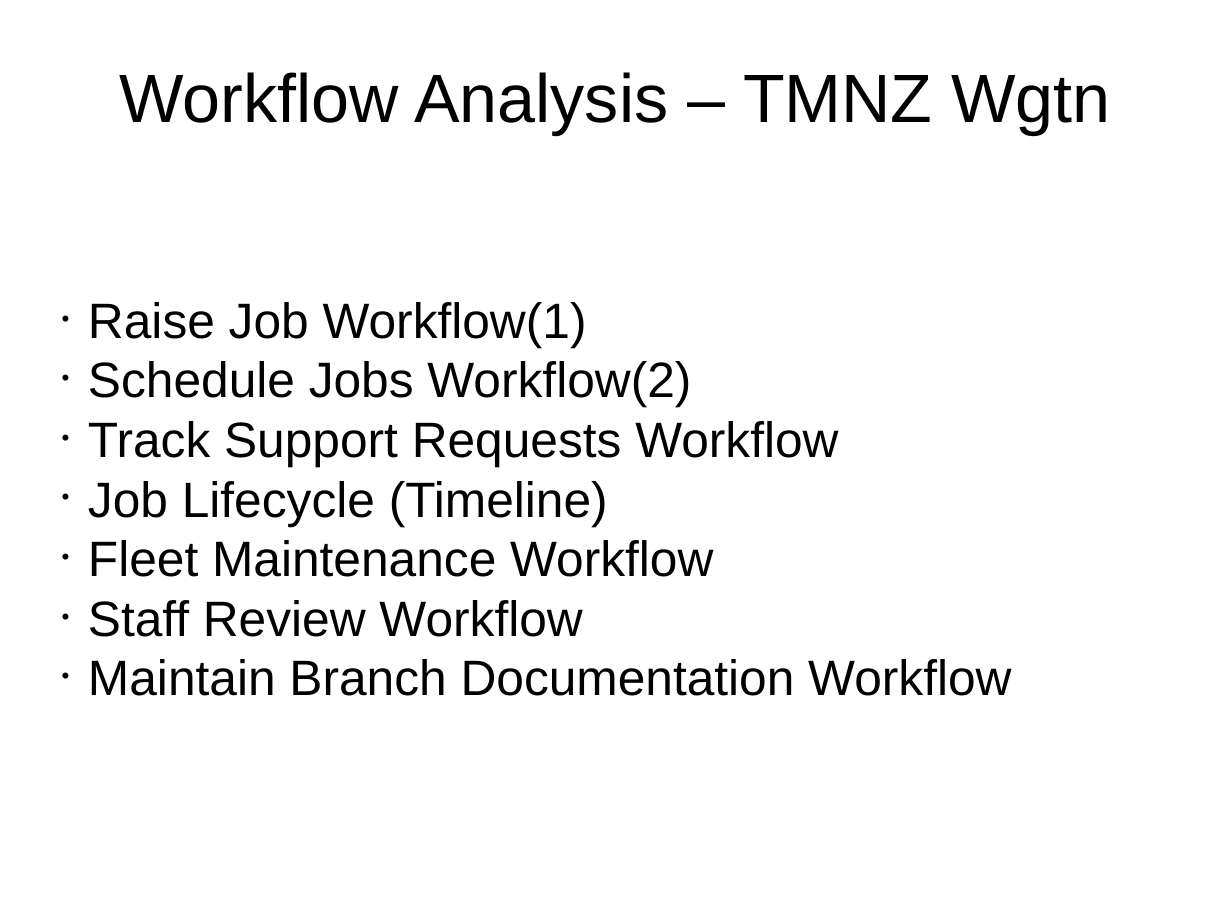
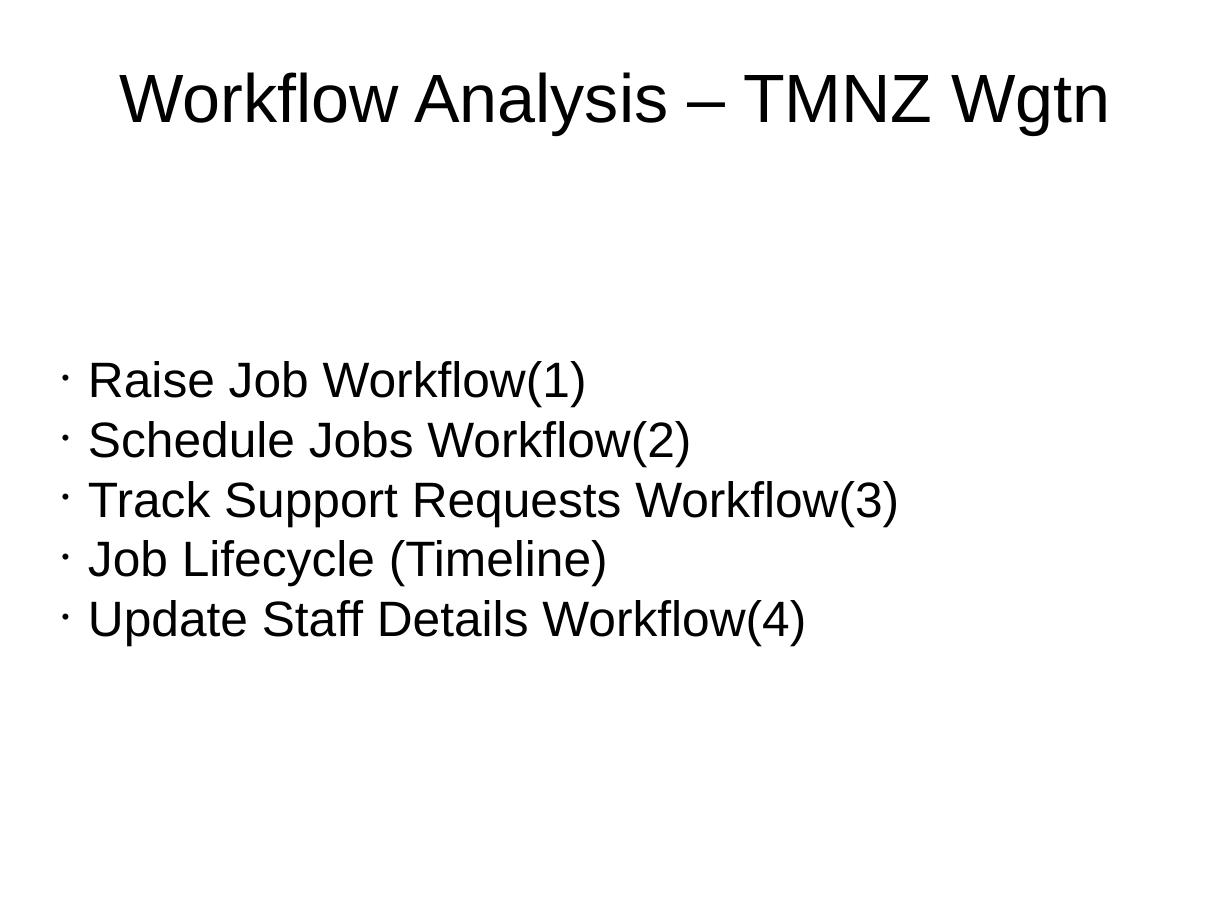
Before and after one commit to monkeysh1ne/TMNZ_Stuff, a slide deck: slide 1 of Workflows BP Models.odp. Drawn at 1232x924 pixels with LibreOffice and Linux fonts; fonts in the diff are those of the drawing. Boxes give left, top, right and bottom in pixels: in the first picture for what was removed or moved away, otherwise in the second. Text is boxed around its words. In the diff, an @@ line names an element or a change of style, - is before the commit and + after.

Commit message:
Started Service Request (SR) modelling in 'Workflows BP Models'

```diff
--- a/Workflows BP Models.odp
+++ b/Workflows BP Models.odp
@@ subtitle at bbox=[88, 481, 899, 526]: text changed @@
-• Track Support Requests Workflow
+• Track Support Requests Workflow(3)
@@ subtitle at bbox=[88, 600, 806, 645]: text changed @@
-• Fleet Maintenance Workflow
-• Staff Review Workflow
-• Maintain Branch Documentation Workflow
+• Update Staff Details Workflow(4)
```
Also in this commit, not shown: 4 other slides changed, 4 slides added, 2 other files.
